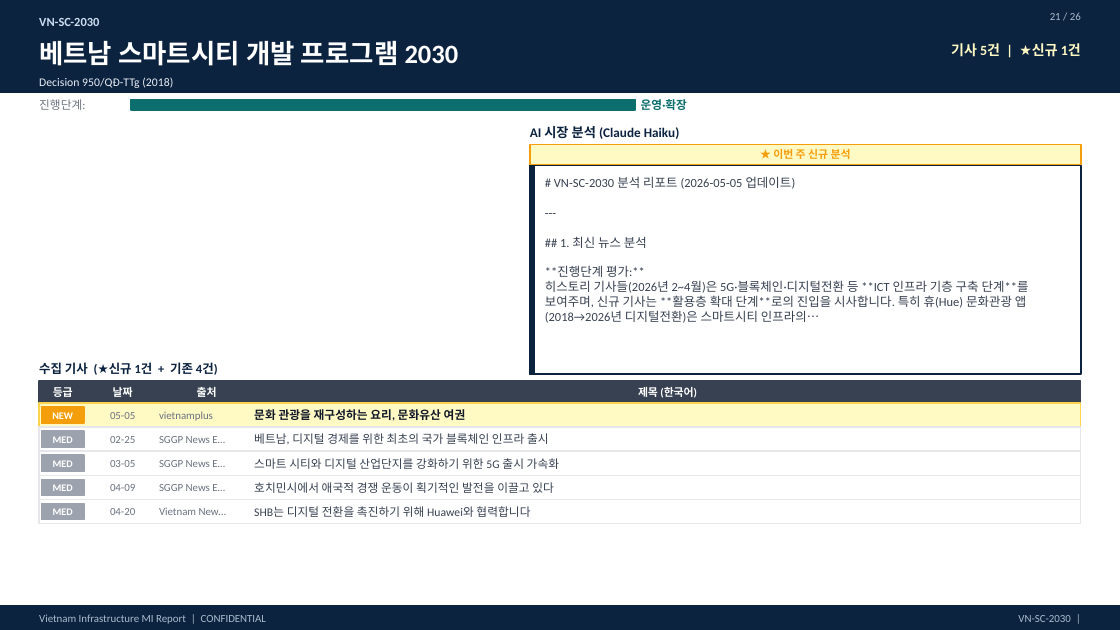
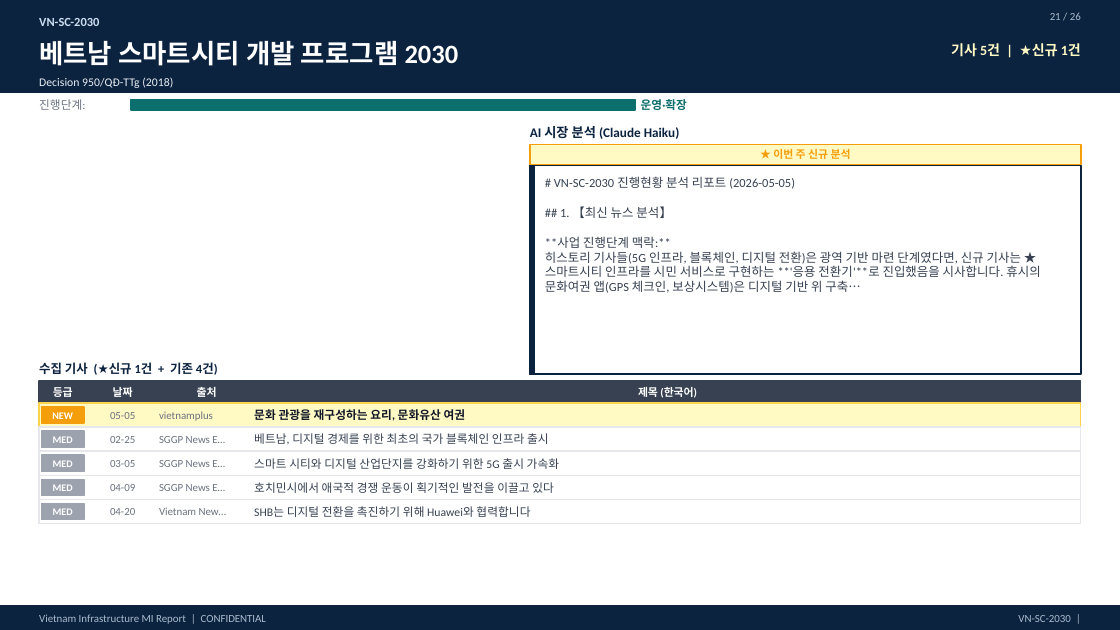
Before and after one commit to hms4792/vietnam-infra-news, a slide deck: slide 21 of docs/reports/VN_Infra_MI_Weekly_Report_20260509.pptx. Drawn at 1120x630 pixels with LibreOffice and Linux fonts; fonts in the diff are those of the drawing. Boxes give left, top, right and bottom in pixels: in the first picture for what was removed or moved away, otherwise in the second. Text is boxed around its words. In the diff, an @@ line names an element or a change of style, - is before the commit and + after.

```diff
--- a/docs/reports/VN_Infra_MI_Weekly_Report_20260509.pptx
+++ b/docs/reports/VN_Infra_MI_Weekly_Report_20260509.pptx
@@ text at (545, 176, 1040, 293): text changed @@
-# VN-SC-2030 분석 리포트 (2026-05-05 업데이트)
----
-## 1. 최신 뉴스 분석
-**진행단계 평가:**
-히스토리 기사들(2026년 2~4월)은 5G·블록체인·디지털전환 등 **ICT 인프라 기층 구축 단계**를 보여주며, 신규 기사는 **활용층 확대 단계**로의 진입을 시사합니다. 특히 휴(Hue) 문화관광 앱(2018→2026년 디지털전환)은 스마트시티 인프라의…
+# VN-SC-2030 진행현황 분석 리포트 (2026-05-05)
+## 1. 【최신 뉴스 분석】
+**사업 진행단계 맥락:**
+히스토리 기사들(5G 인프라, 블록체인, 디지털 전환)은 광역 기반 마련 단계였다면, 신규 기사는 ★스마트시티 인프라를 시민 서비스로 구현하는 **'응용 전환기'**로 진입했음을 시사합니다. 휴시의 문화여권 앱(GPS 체크인, 보상시스템)은 디지털 기반 위 구축…
```
Also in this commit, not shown: 18 other slides changed, 6 other files.
